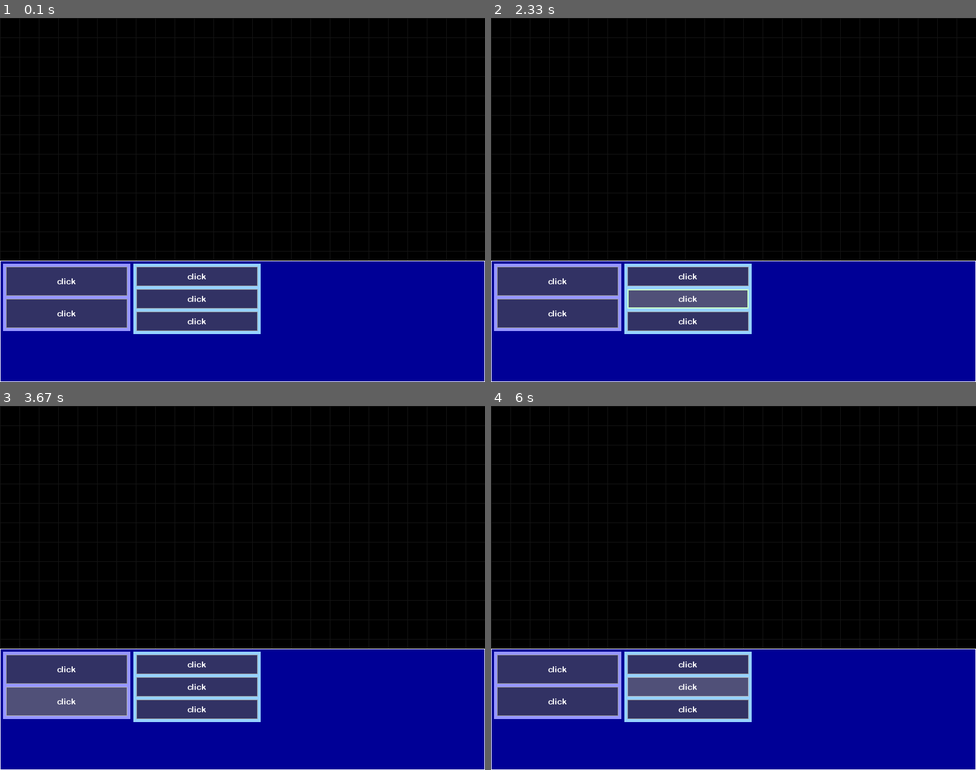
Above: before the commit, frames 1-4 (two rows, left to right).
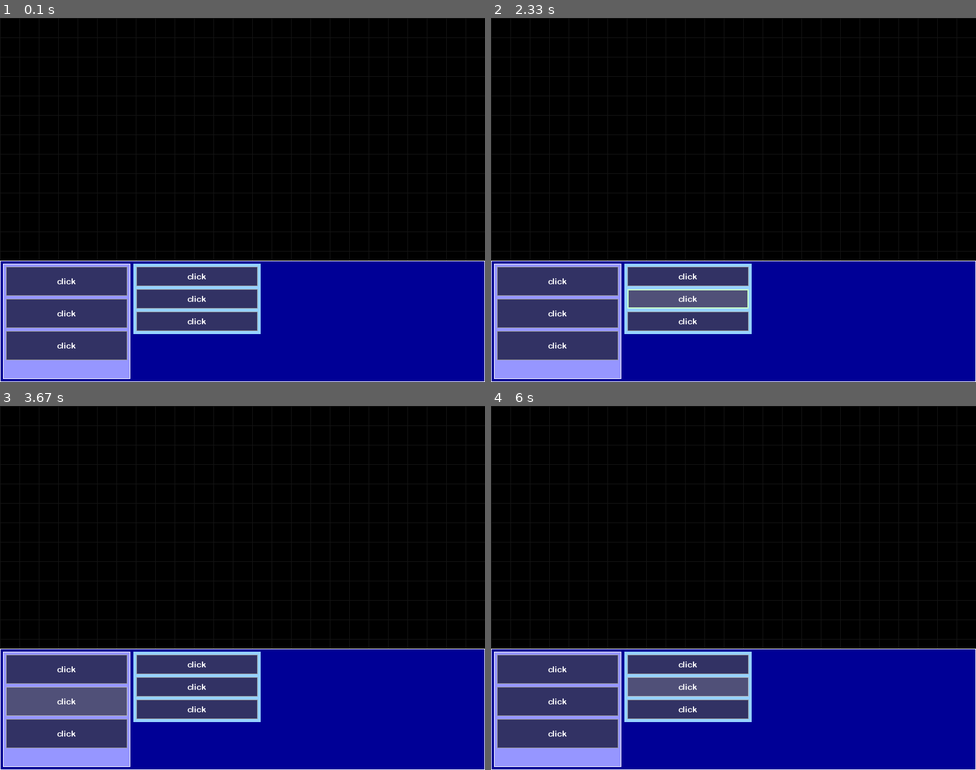
Above: after the commit, the same moments.

Repository: JonathanMurray/pygameui
Game: pygame game, started from main.py
Same seed, same stepped clock (60 frames per second), same inputs: the game is played once before the commit and once after it.
Inputs (mouse positions are in pixels of both pictures, inside the frame that each line leads up to):
- Up to frame 1 (0.1 s): no input
- Up to frame 2 (2.33 s): click "click" at 0.38 s; click (733, 221) at 0.72 s; click (583, 287) at 1.05 s; click (912, 327) at 1.38 s; click (709, 294) at 2.22 s
- Up to frame 3 (3.67 s): click (227, 526) at 2.55 s; click "click" at 3.38 s
- Up to frame 4 (6 s): click (883, 580) at 3.72 s; click "click" at 4.55 s; click (752, 573) at 4.88 s; click (660, 693) at 5.72 s

The runs differ from the first frame. In frame 1, 3.5% of the frame differs, in the area x 0-27%, y 67-100%; in frame 2, 3.5%; in frame 3, 3.5%; in frame 4, 3.5%.

Commit message:
Add more advanced size fill/fit options

Diff:
--- a/containers.py
+++ b/containers.py
@@ -7,41 +7,41 @@
 
 
 class AbstractContainer(Component):
-  def __init__(self, size: Tuple[int, int], screen, components: List[Component], **kwargs):
+  def __init__(self, size: Tuple[int, int], screen, children: List[Component], **kwargs):
     super().__init__(size, screen, **kwargs)
-    self.components = components
+    self.children = children
 
   def _render(self):
-    for component in self.components:
+    for component in self.children:
       component.render()
 
   def _on_click(self, mouse_pos: Tuple[int, int]):
-    for component in self.components:
+    for component in self.children:
       component.handle_mouse_click(mouse_pos)
 
   def update(self, elapsed_time: int):
-    for component in self.components:
+    for component in self.children:
       component.update(elapsed_time)
 
   def handle_mouse_motion(self, mouse_pos: Tuple[int, int]):
     super().handle_mouse_motion(mouse_pos)
-    for component in self.components:
+    for component in self.children:
       component.handle_mouse_motion(mouse_pos)
 
   def _on_blur(self):
-    for component in self.components:
+    for component in self.children:
       component._on_blur()
 
 
 class AbsolutePosContainer(AbstractContainer):
 
-  def __init__(self, size: Tuple[int, int], screen, components: List[Tuple[Vector2, Component]]):
-    super().__init__(size, screen, [c[1] for c in components])
-    self.components = components
+  def __init__(self, size: Tuple[int, int], screen, children: List[Tuple[Vector2, Component]]):
+    super().__init__(size, screen, [c[1] for c in children])
+    self.children = children
 
   def set_pos(self, pos: Vector2):
     super().set_pos(pos)
-    for relative_pos, component in self.components:
+    for relative_pos, component in self.children:
       component.set_pos(pos + relative_pos)
 
 
@@ -51,34 +51,58 @@
 
 
 class ListContainer(AbstractContainer):
-  def __init__(self, width: Any, height: Any, screen, components: List[Component], margin: int, padding: int,
+  def __init__(self, width: Any, height: Any, screen, children: List[Component], margin: Any, padding: int,
       orientation: Orientation, **kwargs):
-    super().__init__((width, height), screen, components, **kwargs)
+    super().__init__((width, height), screen, children, **kwargs)
     self.margin = margin
     self.padding = padding
     if width == 'fit_contents':
       if orientation == Orientation.HORIZONTAL:
-        children_sum = sum(c.size[0] for c in self.components)
-        container_width = children_sum + (len(self.components) - 1) * self.margin + 2 * self.padding
+        children_sum = sum(c.size[0] for c in self.children)
+        container_width = children_sum + (len(self.children) - 1) * self.margin + 2 * self.padding
       else:
-        container_width = max(c.size[0] for c in self.components) + self.padding * 2
+        container_width = max(c.size[0] for c in self.children) + self.padding * 2
     else:
       container_width = width
     if height == 'fit_contents':
       if orientation == Orientation.HORIZONTAL:
-        container_height = max(c.size[1] for c in self.components) + self.padding * 2
+        container_height = max(c.size[1] for c in self.children) + self.padding * 2
       else:
-        children_sum = sum(c.size[1] for c in self.components)
-        container_height = children_sum + (len(self.components) - 1) * self.margin + 2 * self.padding
+        children_sum = sum(c.size[1] for c in self.children)
+        container_height = children_sum + (len(self.children) - 1) * self.margin + 2 * self.padding
     else:
       container_height = height
+
     self.size = (container_width, container_height)
     self.orientation = orientation
+
+    for child in children:
+      if child.size[0] == 'fill_parent':
+        if self.orientation == Orientation.VERTICAL:
+          child.size = (self.size[0] - self.padding * 2, child.size[1])
+        else:
+          raise Exception("Cannot fill child's width inside a horizontal list!")
+      if child.size[1] == 'fill_parent':
+        if self.orientation == Orientation.HORIZONTAL:
+          child.size = (child.size[0], self.size[1] - self.padding * 2)
+        else:
+          raise Exception("Cannot fill child's height inside a vertical list!")
+    print("Children: %s" % [(c, c.size) for c in self.children])
+
+    if margin == 'auto':
+      if len(self.children) < 2:
+        self.margin = 0
+      elif orientation == Orientation.HORIZONTAL:
+        width_sum = sum([component.size[0] for component in self.children])
+        self.margin = (self.size[0] - width_sum - self.padding * 2) / (len(self.children) - 1)
+      else:
+        height_sum = sum([component.size[1] for component in self.children])
+        self.margin = (self.size[1] - height_sum - self.padding * 2) / (len(self.children) - 1)
 
   def set_pos(self, pos: Vector2):
     super().set_pos(pos)
     relative_pos = Vector2(self.padding, self.padding)
-    for component in self.components:
+    for component in self.children:
       component.set_pos(pos + relative_pos)
       if self.orientation == Orientation.HORIZONTAL:
         relative_pos += (component.size[0] + self.margin, 0)
@@ -87,18 +111,18 @@
 
 
 class EvenSpacingContainer(AbstractContainer):
-  def __init__(self, size: Tuple[int, int], screen, components: List[Component], padding: int, **kwargs):
-    super().__init__(size, screen, components, **kwargs)
+  def __init__(self, size: Tuple[int, int], screen, children: List[Component], padding: int, **kwargs):
+    super().__init__(size, screen, children, **kwargs)
     self.padding = padding
 
   def set_pos(self, pos: Vector2):
     super().set_pos(pos)
-    width_sum = sum([component.size[0] for component in self.components])
-    if len(self.components) < 2:
+    width_sum = sum([component.size[0] for component in self.children])
+    if len(self.children) < 2:
       margin = 0
     else:
-      margin = (self.size[0] - width_sum - self.padding * 2) / (len(self.components) - 1)
+      margin = (self.size[0] - width_sum - self.padding * 2) / (len(self.children) - 1)
     relative_pos = Vector2(self.padding, self.padding)
-    for component in self.components:
+    for component in self.children:
       component.set_pos(pos + relative_pos)
       relative_pos += (component.size[0] + margin, 0)
--- a/main.py
+++ b/main.py
@@ -24,21 +24,22 @@
   left_buttons = [
     button(font, screen, (200, 48), callback=lambda: print("hello"), text="click"),
     button(font, screen, (200, 48), callback=lambda: print("hello"), text="click"),
+    button(font, screen, (200, 48), callback=lambda: print("hello"), text="click"),
   ]
   right_buttons = [
     button(font, screen, (200, 32), callback=lambda: print("bye"), text="click"),
     button(font, screen, (200, 32), callback=lambda: print("bye"), text="click"),
     button(font, screen, (200, 32), callback=lambda: print("bye"), text="click"),
   ]
-  left_menu_bar = ListContainer(width="fit_contents", height="fit_contents", screen=screen, components=left_buttons,
+  left_menu_bar = ListContainer(width="fit_contents", height="fill_parent", screen=screen, children=left_buttons,
                                 margin=5, padding=5,
                                 orientation=Orientation.VERTICAL,
-                                style=Style(background=(150, 150, 255, 0)))
-  right_menu_bar = ListContainer(width="fit_contents", height="fit_contents", screen=screen, components=right_buttons,
+                                style=Style(background=(150, 150, 255, 0), border_color=COLOR_WHITE))
+  right_menu_bar = ListContainer(width="fit_contents", height="fit_contents", screen=screen, children=right_buttons,
                                  margin=5, padding=5,
                                  orientation=Orientation.VERTICAL,
                                  style=Style(background=(150, 210, 255, 0)))
-  container = ListContainer(width=800, height=200, screen=screen, components=[left_menu_bar, right_menu_bar], margin=5,
+  container = ListContainer(width=800, height=200, screen=screen, children=[left_menu_bar, right_menu_bar], margin=5,
                             padding=5, orientation=Orientation.HORIZONTAL,
                             style=Style(border_color=COLOR_WHITE, background=(0, 0, 150, 0)))
   container.set_pos(Vector2(0, 400))
